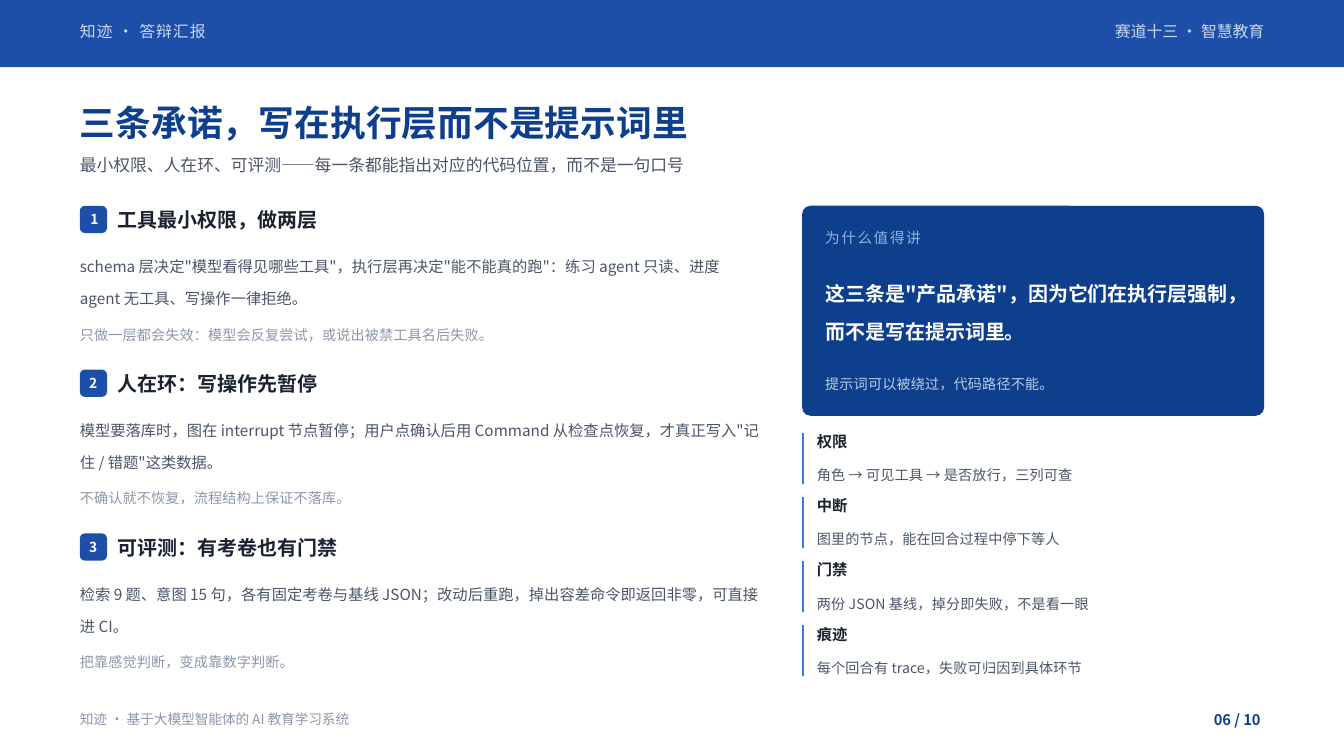
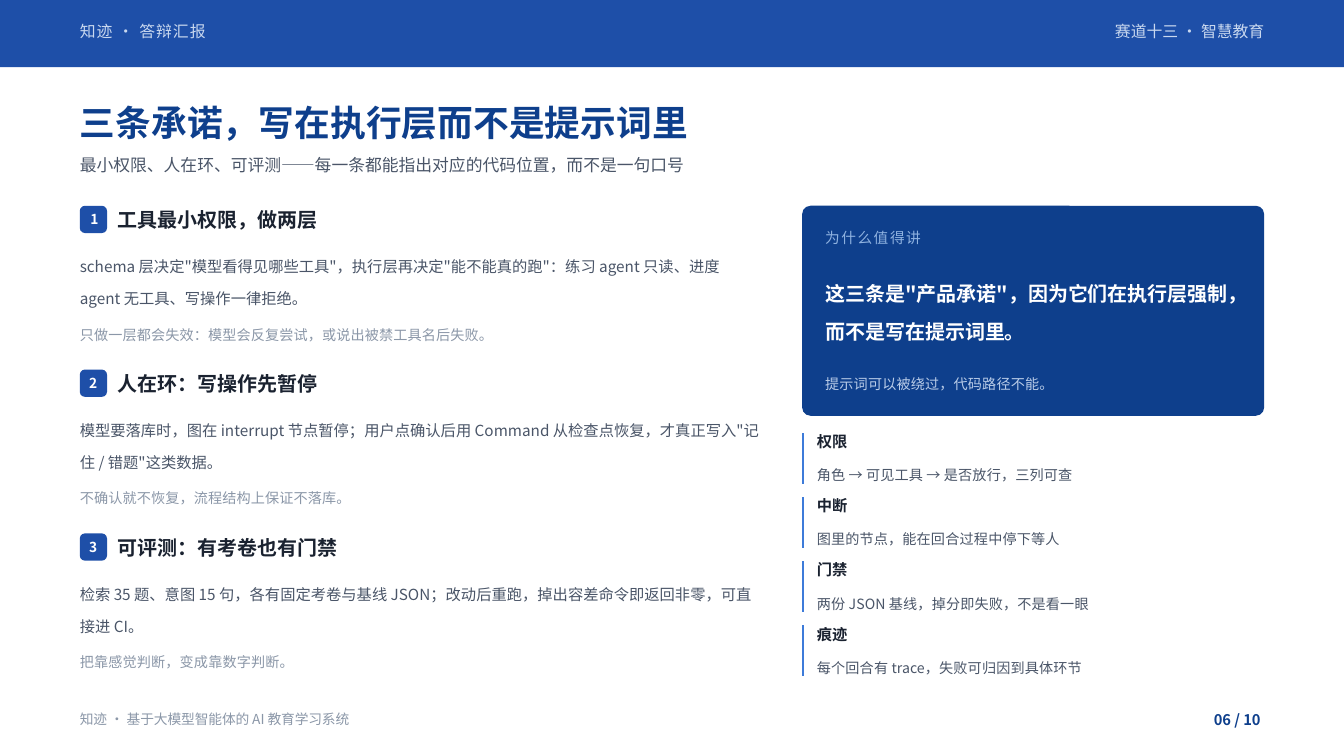
Before and after one commit to Baicaicn23/StudyGraph, a slide deck: slide 6 of docs/作品集/参赛/知迹答辩/知迹答辩.pptx. Drawn at 1344x756 pixels with LibreOffice and Linux fonts; fonts in the diff are those of the drawing. Boxes give left, top, right and bottom in pixels: in the first picture for what was removed or moved away, otherwise in the second. Text is boxed around its words. In the diff, an @@ line names an element or a change of style, - is before the commit and + after.

```diff
--- a/docs/作品集/参赛/知迹答辩/知迹答辩.pptx
+++ b/docs/作品集/参赛/知迹答辩/知迹答辩.pptx
@@ text at [80, 587, 752, 633]: text changed @@
-检索 9 题、意图 15 句，各有固定考卷与基线 JSON；改动后重跑，掉出容差命令即返回非零，可直接进 CI。
+检索 35 题、意图 15 句，各有固定考卷与基线 JSON；改动后重跑，掉出容差命令即返回非零，可直接进 CI。
```
Also in this commit, not shown: 3 other slides changed, 9 other files.
